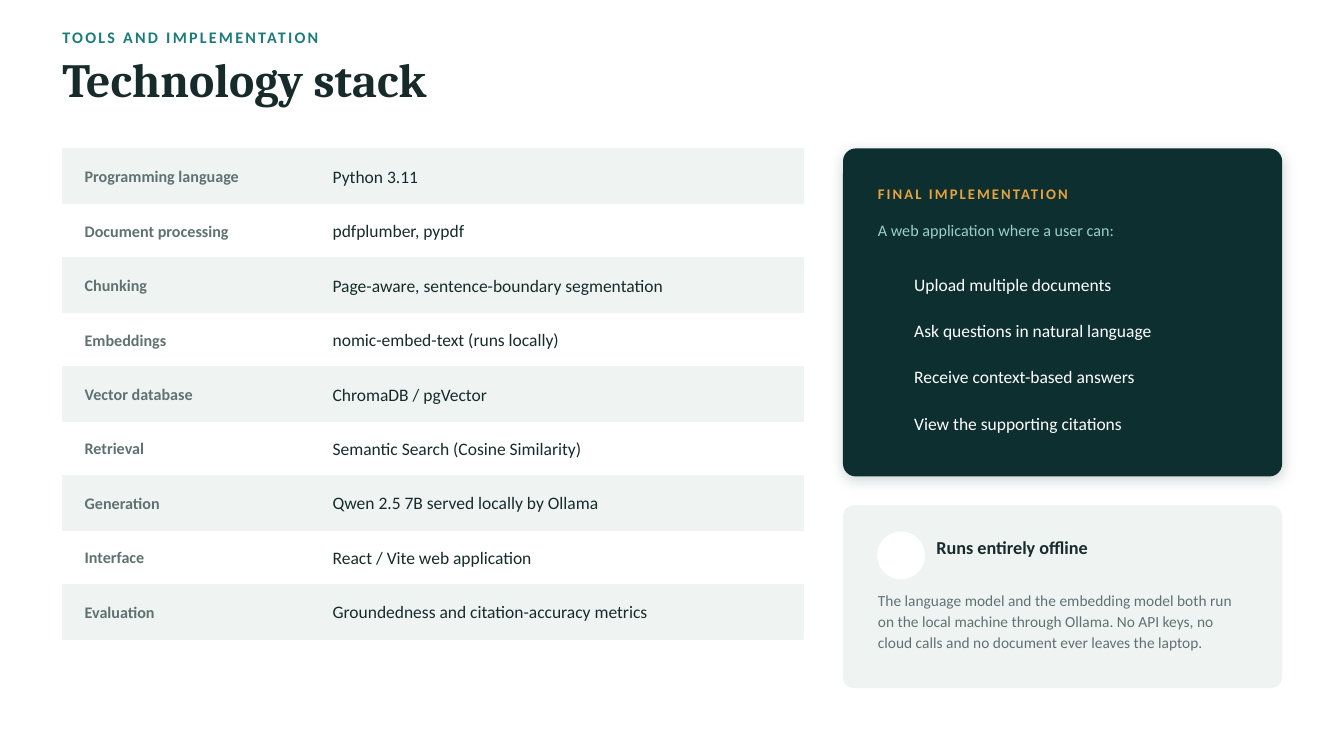
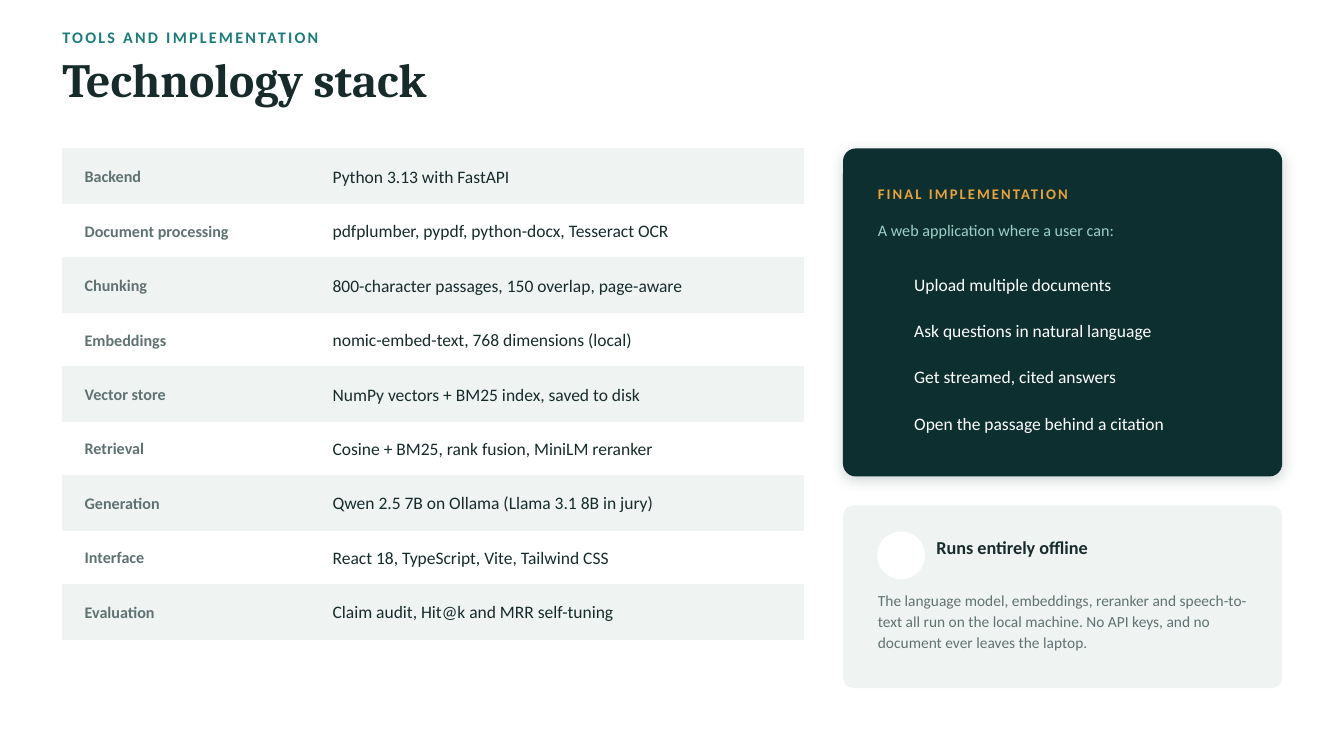
Before and after one commit to Roshan-w/Rag_AI, a slide deck: slide 9 of frontend/public/Multi-Document-RAG-with-Citations.pptx. Drawn at 1344x756 pixels with LibreOffice and Linux fonts; fonts in the diff are those of the drawing; background and template pictures are left out. Boxes give left, top, right and bottom in pixels: in the first picture for what was removed or moved away, otherwise in the second. Text is boxed around its words. In the diff, an @@ line names an element or a change of style, - is before the commit and + after.

```diff
--- a/frontend/public/Multi-Document-RAG-with-Citations.pptx
+++ b/frontend/public/Multi-Document-RAG-with-Citations.pptx
@@ text at (x1=85, y1=170, x2=141, y2=182): text changed @@
-Programming language
+Backend
@@ text at (x1=333, y1=171, x2=509, y2=186): text changed @@
-Python 3.11
+Python 3.13 with FastAPI
@@ text at (x1=333, y1=225, x2=668, y2=240): text changed @@
-pdfplumber, pypdf
+pdfplumber, pypdf, python-docx, Tesseract OCR
@@ text at (x1=333, y1=280, x2=682, y2=295): text changed @@
-Page-aware, sentence-boundary segmentation
+800-character passages, 150 overlap, page-aware
@@ text at (x1=333, y1=333, x2=631, y2=349): text changed @@
-nomic-embed-text (runs locally)
+nomic-embed-text, 768 dimensions (local)
@@ text at (x1=85, y1=389, x2=166, y2=400): text changed @@
-Vector database
+Vector store
@@ text at (x1=333, y1=389, x2=640, y2=404): text changed @@
-ChromaDB / pgVector
+NumPy vectors + BM25 index, saved to disk
@@ text at (x1=914, y1=371, x2=1116, y2=385): text changed @@
-Receive context-based answers
+Get streamed, cited answers
@@ text at (x1=914, y1=418, x2=1163, y2=433): text changed @@
-View the supporting citations
+Open the passage behind a citation
@@ text at (x1=333, y1=443, x2=652, y2=457): text changed @@
-Semantic Search (Cosine Similarity)
+Cosine + BM25, rank fusion, MiniLM reranker
@@ text at (x1=333, y1=496, x2=653, y2=512): text changed @@
-Qwen 2.5 7B served locally by Ollama
+Qwen 2.5 7B on Ollama (Llama 3.1 8B in jury)
@@ text at (x1=333, y1=552, x2=608, y2=567): text changed @@
-React / Vite web application
+React 18, TypeScript, Vite, Tailwind CSS
@@ text at (x1=878, y1=595, x2=1247, y2=651): text changed @@
-The language model and the embedding model both run on the local machine through Ollama. No API keys, no cloud calls and no document ever leaves the laptop.
+The language model, embeddings, reranker and speech-to-text all run on the local machine. No API keys, and no document ever leaves the laptop.
@@ text at (x1=333, y1=606, x2=613, y2=621): text changed @@
-Groundedness and citation-accuracy metrics
+Claim audit, Hit@k and MRR self-tuning
```
Also in this commit, not shown: 5 other slides changed, 1 slide added, 13 other files.
